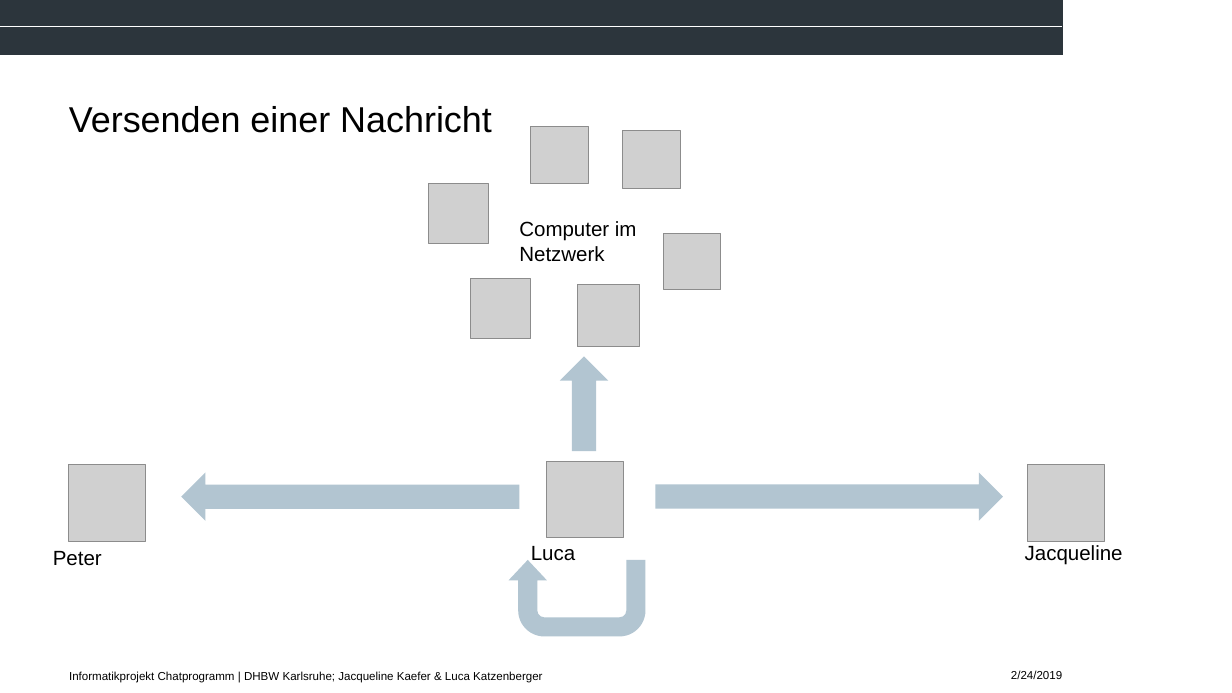
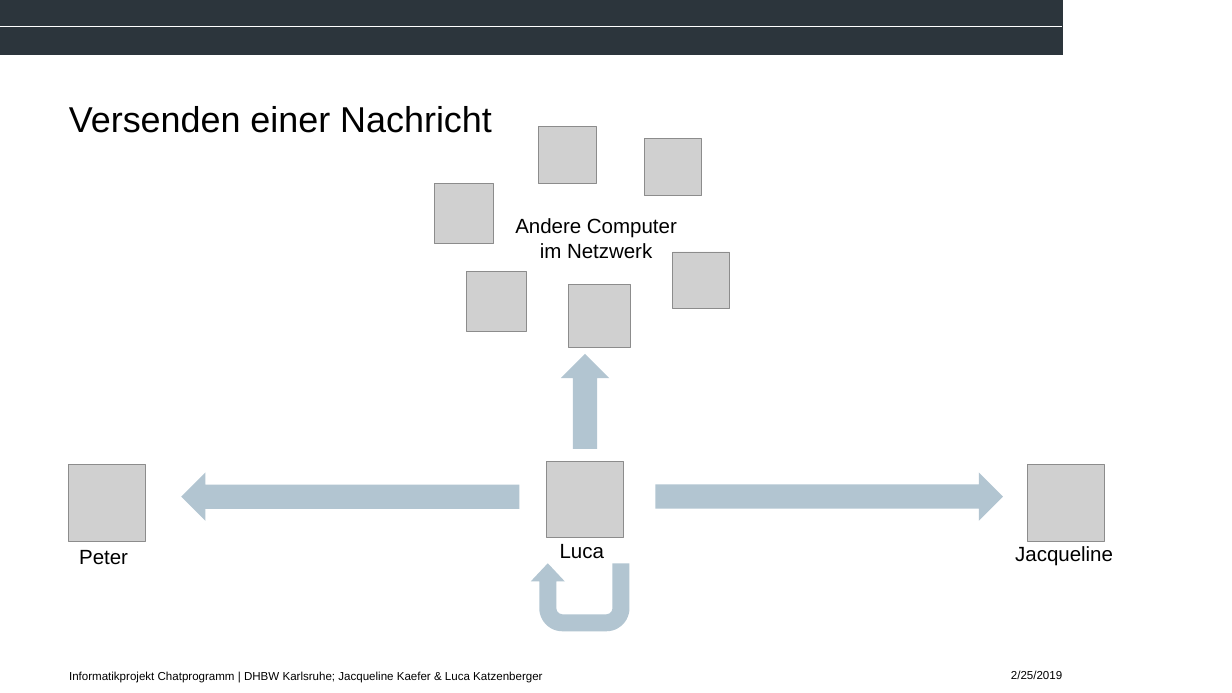
Before and after one commit to Jacky213/Chatprogramm, a slide deck: slide 3 of Dokumentation/Präsentation.pptx. Drawn at 1232x693 pixels with LibreOffice and Linux fonts; fonts in the diff are those of the drawing; grey boxes stand for pictures; background and template pictures are left out. Boxes give left, top, right and bottom in pixels: in the first picture for what was removed or moved away, otherwise in the second. Text is boxed around its words. In the diff, an @@ line names an element or a change of style, - is before the commit and + after.

```diff
--- a/Dokumentation/Präsentation.pptx
+++ b/Dokumentation/Präsentation.pptx
@@ picture: place and size @@
-picture at [531,126,588,183]
+picture at [538,126,596,183]
@@ picture: place and size @@
-picture at [622,131,680,188]
+picture at [644,139,701,196]
@@ picture: place and size @@
-picture at [429,184,489,244]
+picture at [434,184,494,244]
@@ text at [515,218,677,259]: text changed @@
-Computer im Netzwerk
+Andere Computer im Netzwerk
@@ picture: place and size @@
-picture at [664,233,721,290]
+picture at [672,252,730,309]
@@ picture: place and size @@
-picture at [471,279,531,339]
+picture at [466,272,526,332]
@@ picture: place and size @@
-picture at [577,284,640,347]
+picture at [568,284,631,347]
@@ text "Luca" rewrapped from [531,546,575,565] to [560,544,604,559] @@
@@ text "Jacqueline": place and size @@
-text "Jacqueline" at [1025,545,1123,565]
+text "Jacqueline" at [1015,546,1113,566]
@@ text "Peter": place and size @@
-text "Peter" at [53,551,102,566]
+text "Peter" at [79,550,128,565]
@@ uturn arrow: place and size @@
-uturn arrow at [509,560,646,636]
+uturn arrow at [531,563,630,632]
@@ text at [1011,670,1062,679]: text changed @@
-2/24/2019
+2/25/2019
```
Also in this commit, not shown: 5 other slides changed, 8 other files.
